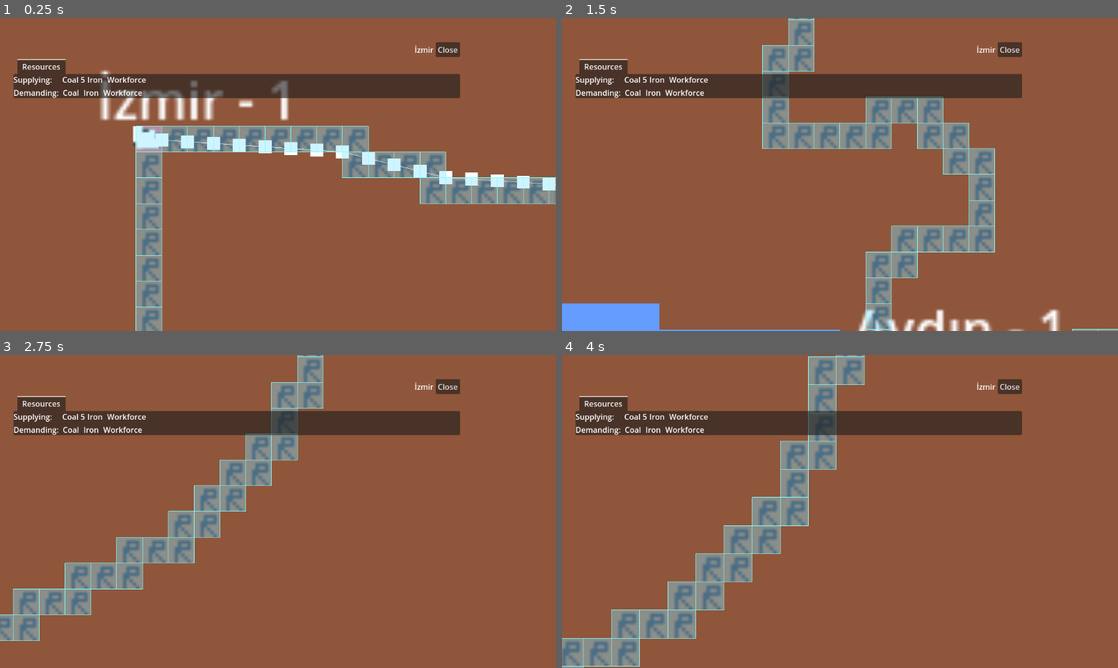
Above: before the commit, frames 1-4 (two rows, left to right).
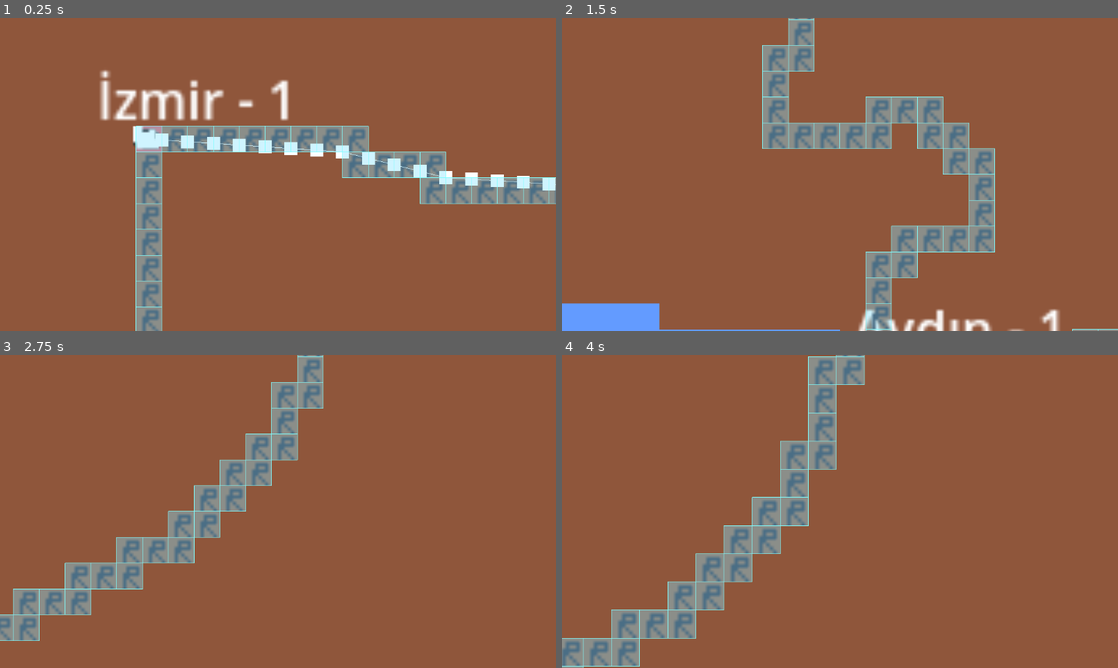
Above: after the commit, the same moments.

Repository: yigitozdemir/GLorryCorp
Game: Godot game, scene res://scenes/main_scenes/game_scene/game_scene.tscn
Two runs of this game, one before a commit and one after it. Both use one fixed random seed, a clock stepped at 60 frames per second and the inputs below.
Inputs (mouse positions are in pixels of both pictures, inside the frame that each line leads up to):
- Up to frame 1 (0.25 s): no input
- Up to frame 2 (1.5 s): tap Enter at 0.5 s; move the mouse to (962, 158) at 0.52 s; hold S (camera_move_down) 0.53-1.28 s; move the mouse to (728, 190) at 1.27 s; tap A (camera_move_left) at 1.35 s
- Up to frame 3 (2.75 s): tap Space at 2 s; move the mouse to (333, 442) at 2.02 s; hold D (camera_move_right) from 2.03 s (still down)
- Up to frame 4 (4 s): move the mouse to (812, 574) at 2.77 s; release D (camera_move_right) at 2.78 s; tap W (camera_move_up) at 2.85 s; tap Enter at 3.5 s; move the mouse to (1006, 558) at 3.52 s; tap Mouse wheel up (camera_zoom_in) at 3.6 s

The runs differ from the first frame. In frame 1, 6.9% of the frame differs, in the area x 2-83%, y 7-26%; in frame 2, 6.9%; in frame 3, 6.9%; in frame 4, 6.9%.

Commit message:
Lorry is a scene now

Diff:
--- a/scenes/lorry/Lorry.gd
+++ b/scenes/lorry/Lorry.gd
@@ -16,16 +16,16 @@
 
 # Called when the node enters the scene tree for the first time.
 func _ready():
-	print(nav_agent.get_navigation_map())
-	nav_agent.set_navigation_map(map.get_navigation_map(0))
-	print(nav_agent.get_navigation_map())
+	#print(nav_agent.get_navigation_map())
+	nav_agent.set_navigation_map(_get_tilemap().get_navigation_map(0))
+	#print(nav_agent.get_navigation_map())
 	NavigationServer2D.map_force_update(nav_agent.get_navigation_map())
 	NavigationServer2D.map_set_active(nav_agent.get_navigation_map(), true)
 
 	nav_agent.target_position = finish_pos
 	nav_agent.get_next_path_position()
-	print(nav_agent.get_next_path_position())
-	print("Target Reachable: " + str(nav_agent.is_target_reachable()))
+	#print(nav_agent.get_next_path_position())
+	#print("Target Reachable: " + str(nav_agent.is_target_reachable()))
 
 	var asd = nav_agent.get_current_navigation_path()
 	for c in asd:
@@ -36,3 +36,7 @@
 	nav_agent.get_next_path_position()
 	#print(nav_agent.get_next_path_position())
 	#print("Target Reachable: " + str(nav_agent.is_target_reachable()))
+
+## returns the TileMap used in this game
+func _get_tilemap() -> TileMap:
+	return get_tree().root.get_node("game_scene").get_node("map")
--- /dev/null
+++ b/scenes/lorry/Lorry.tscn
@@ -0,0 +1,25 @@
+[gd_scene load_steps=4 format=3 uid="uid://q3auvneus5ro"]
+
+[ext_resource type="Script" path="res://scenes/lorry/Lorry.gd" id="1_gfojr"]
+[ext_resource type="Texture2D" uid="uid://cieh024wdc3ai" path="res://assets/img/spritesheet.png" id="2_wc65f"]
+
+[sub_resource type="AtlasTexture" id="AtlasTexture_y08lc"]
+atlas = ExtResource("2_wc65f")
+region = Rect2(248, 0, 8, 8)
+
+[node name="Lorry" type="Node2D"]
+position = Vector2(285, 156)
+script = ExtResource("1_gfojr")
+
+[node name="nav_agent" type="NavigationAgent2D" parent="."]
+path_desired_distance = 4.0
+target_desired_distance = 2.0
+radius = 5.0
+max_speed = 2.0
+avoidance_layers = 0
+avoidance_mask = 0
+debug_enabled = true
+debug_use_custom = true
+
+[node name="sprite" type="Sprite2D" parent="."]
+texture = SubResource("AtlasTexture_y08lc")
--- a/scenes/main_scenes/game_scene/game_scene.tscn
+++ b/scenes/main_scenes/game_scene/game_scene.tscn
@@ -1,11 +1,11 @@
-[gd_scene load_steps=15 format=3 uid="uid://dth7k8v1v1jpg"]
+[gd_scene load_steps=14 format=3 uid="uid://dth7k8v1v1jpg"]
 
 [ext_resource type="Script" path="res://scenes/main_scenes/game_scene/game_scene.gd" id="1_1vlji"]
 [ext_resource type="Texture2D" uid="uid://cieh024wdc3ai" path="res://assets/img/spritesheet.png" id="1_5mxav"]
 [ext_resource type="Script" path="res://scenes/main_scenes/game_scene/TileMap.gd" id="2_154vo"]
 [ext_resource type="Script" path="res://scenes/main_scenes/game_scene/Camera2D.gd" id="2_pd0ve"]
 [ext_resource type="Script" path="res://resources/City.gd" id="3_hdiht"]
-[ext_resource type="Script" path="res://scenes/lorry/Lorry.gd" id="5_1jh0w"]
+[ext_resource type="PackedScene" uid="uid://q3auvneus5ro" path="res://scenes/lorry/Lorry.tscn" id="5_2brjd"]
 
 [sub_resource type="NavigationPolygon" id="NavigationPolygon_e275a"]
 vertices = PackedVector2Array(-4, -4, 4, -4, 4, 4, -4, 4)
@@ -73,10 +73,6 @@
 demand_coal = 0
 demand_iron = 0
 demand_workforce = 0
-
-[sub_resource type="AtlasTexture" id="AtlasTexture_y08lc"]
-atlas = ExtResource("1_5mxav")
-region = Rect2(248, 0, 8, 8)
 
 [node name="game_scene" type="Node2D" node_paths=PackedStringArray("res_coal_label", "res_iron_label", "res_wf_label", "dem_coal_label", "dem_iron_label", "dem_wf_label")]
 script = ExtResource("1_1vlji")
@@ -109,23 +105,7 @@
 [node name="container_lorry" type="Node2D" parent="."]
 z_index = 1
 
-[node name="Lorry" type="Node2D" parent="container_lorry" node_paths=PackedStringArray("map")]
-position = Vector2(285, 156)
-script = ExtResource("5_1jh0w")
-map = NodePath("../../map")
-
-[node name="nav_agent" type="NavigationAgent2D" parent="container_lorry/Lorry"]
-path_desired_distance = 4.0
-target_desired_distance = 2.0
-radius = 5.0
-max_speed = 2.0
-avoidance_layers = 0
-avoidance_mask = 0
-debug_enabled = true
-debug_use_custom = true
-
-[node name="sprite" type="Sprite2D" parent="container_lorry/Lorry"]
-texture = SubResource("AtlasTexture_y08lc")
+[node name="Lorry" parent="container_lorry" instance=ExtResource("5_2brjd")]
 
 [node name="Camera2D" type="Camera2D" parent="."]
 position = Vector2(326, 167)
@@ -136,6 +116,7 @@
 [node name="ui_canvas" type="CanvasLayer" parent="."]
 
 [node name="city_menu" type="VBoxContainer" parent="ui_canvas"]
+visible = false
 offset_left = 28.0
 offset_top = 50.0
 offset_right = 953.0
Not shown, changed: TODOList.txt
